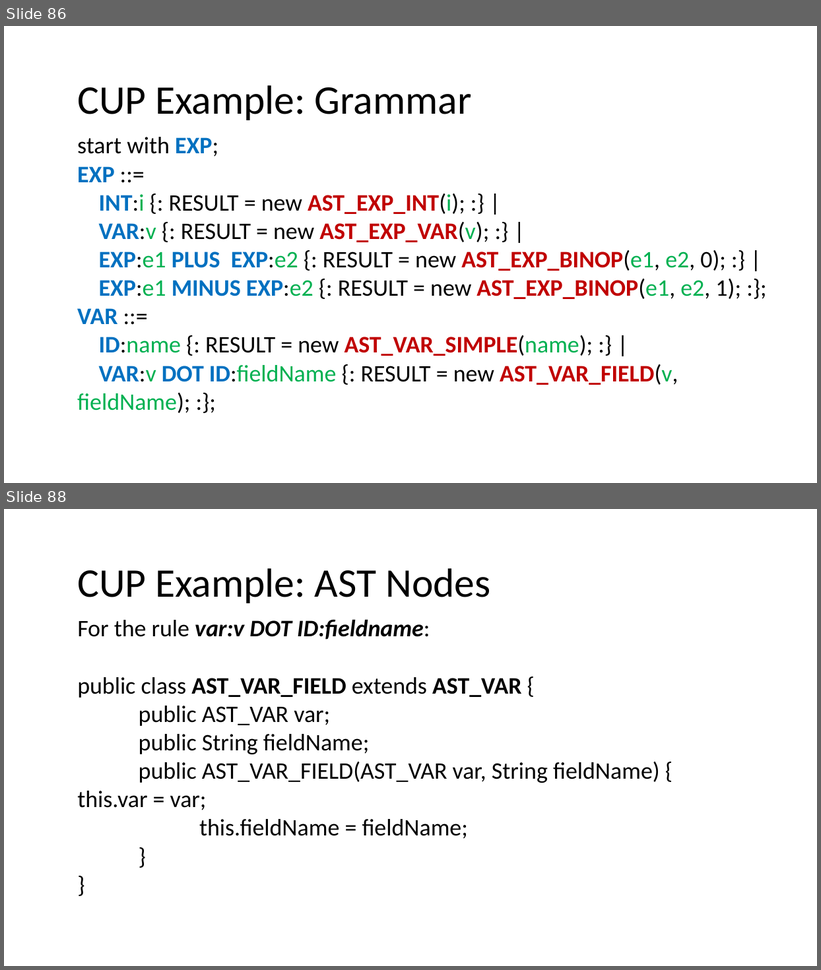
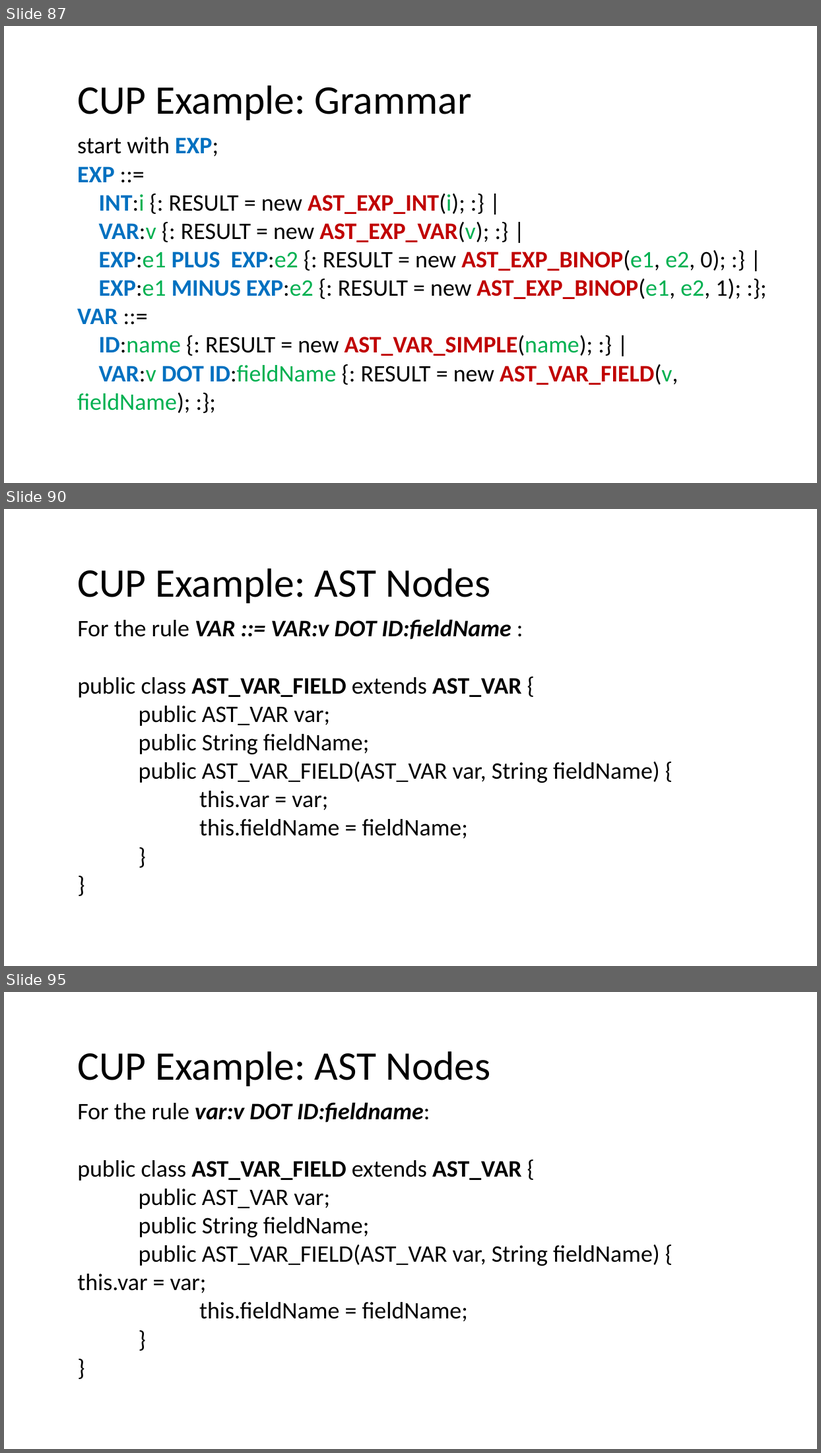
Before and after one commit to nivshani/compilation, a slide deck: slides/bottom_up_parsing.pptx. Shown one above the other, each under a label of ours: slides 86 and 88 before the commit, slides 87, 90 and 95 after it; the slides between them are not shown. The pictures are 821x970 and 821x1453 pixels, drawn with LibreOffice and Linux fonts; fonts in the diff are those of the drawing. Boxes give left, top, right and bottom in pixels: in the first picture for what was removed or moved away, otherwise in the second. Text is boxed around its words. In the diff, an @@ line names an element or a change of style, - is before the commit and + after.

```diff
--- a/slides/bottom_up_parsing.pptx
+++ b/slides/bottom_up_parsing.pptx
@@ slide 90 added at <box>4,509,817,966</box>, background #FFFFFF @@
@@ text added at <box>77,568,490,603</box>, 48 pt, text #000000 @@
+CUP Example: AST Nodes
@@ text added at <box>77,619,660,839</box>, 28 pt, text #000000 @@
+For the rule VAR ::= VAR:v DOT ID:fieldName :
+public class AST_VAR_FIELD extends AST_VAR {
+public AST_VAR var;
+public String fieldName;
+public AST_VAR_FIELD(AST_VAR var, String fieldName) {
+this.var = var;
+this.fieldName = fieldName;
+}
+}
@@ what was slide 86 is now slide 87 @@
@@ what was slide 88 is now slide 95 @@
```
Also in this commit, not shown: 3 slides changed, 6 other slides added, 1 other file.
